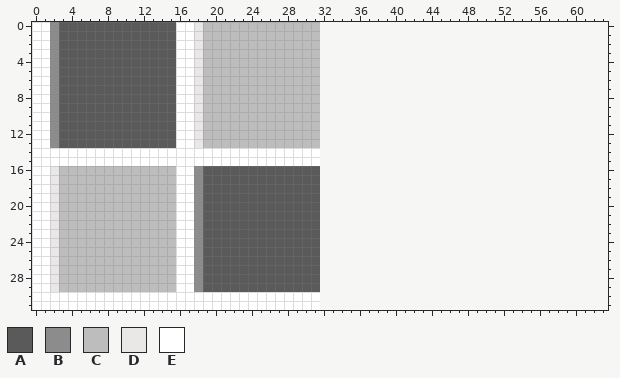
Two states of a pixel-art file, sprites/tiles.aseprite. The picture above is the old version.
32x32 pixels, 1 frame. The old version is drawn lined up with the new one, on the new canvas.
Palette (. is transparent): A #5a5a5a  B #8c8c8c  C #bdbdbd  D #eae7e7  E #ffffff
Pixels before, first column x 0:
 0 EEBAAAAAAAAAAAAAEEDCCCCCCCCCCCCC
 1 EEBAAAAAAAAAAAAAEEDCCCCCCCCCCCCC
 2 EEBAAAAAAAAAAAAAEEDCCCCCCCCCCCCC
 3 EEBAAAAAAAAAAAAAEEDCCCCCCCCCCCCC
 4 EEBAAAAAAAAAAAAAEEDCCCCCCCCCCCCC
 5 EEBAAAAAAAAAAAAAEEDCCCCCCCCCCCCC
 6 EEBAAAAAAAAAAAAAEEDCCCCCCCCCCCCC
 7 EEBAAAAAAAAAAAAAEEDCCCCCCCCCCCCC
 8 EEBAAAAAAAAAAAAAEEDCCCCCCCCCCCCC
 9 EEBAAAAAAAAAAAAAEEDCCCCCCCCCCCCC
10 EEBAAAAAAAAAAAAAEEDCCCCCCCCCCCCC
11 EEBAAAAAAAAAAAAAEEDCCCCCCCCCCCCC
12 EEBAAAAAAAAAAAAAEEDCCCCCCCCCCCCC
13 EEBAAAAAAAAAAAAAEEDCCCCCCCCCCCCC
14 EEEEEEEEEEEEEEEEEEEEEEEEEEEEEEEE
15 EEEEEEEEEEEEEEEEEEEEEEEEEEEEEEEE
16 EEDCCCCCCCCCCCCCEEBAAAAAAAAAAAAA
17 EEDCCCCCCCCCCCCCEEBAAAAAAAAAAAAA
18 EEDCCCCCCCCCCCCCEEBAAAAAAAAAAAAA
19 EEDCCCCCCCCCCCCCEEBAAAAAAAAAAAAA
20 EEDCCCCCCCCCCCCCEEBAAAAAAAAAAAAA
21 EEDCCCCCCCCCCCCCEEBAAAAAAAAAAAAA
22 EEDCCCCCCCCCCCCCEEBAAAAAAAAAAAAA
23 EEDCCCCCCCCCCCCCEEBAAAAAAAAAAAAA
24 EEDCCCCCCCCCCCCCEEBAAAAAAAAAAAAA
25 EEDCCCCCCCCCCCCCEEBAAAAAAAAAAAAA
26 EEDCCCCCCCCCCCCCEEBAAAAAAAAAAAAA
27 EEDCCCCCCCCCCCCCEEBAAAAAAAAAAAAA
28 EEDCCCCCCCCCCCCCEEBAAAAAAAAAAAAA
29 EEDCCCCCCCCCCCCCEEBAAAAAAAAAAAAA
30 EEEEEEEEEEEEEEEEEEEEEEEEEEEEEEEE
31 EEEEEEEEEEEEEEEEEEEEEEEEEEEEEEEE
And afterwards:
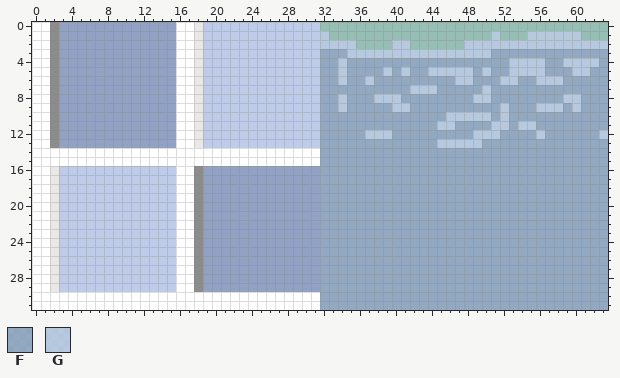
Colours new in this view: F #91a2c5c1  G #becceac9
From old to new:
{"change": "canvas 32x32 -> 64x32"}
{"colour":"A","old":"#5a5a5a","new":"#91a2c5"}
{"colour":"C","old":"#bdbdbd","new":"#beccea"}
{"y":1,"x":32,"old":".","new":"G"}
{"y":1,"x":51,"old":".","new":"G"}
{"y":1,"x":55,"old":"......","new":"GGGGGG"}
{"y":2,"x":32,"old":"....","new":"GGGG"}
{"y":2,"x":40,"old":"..","new":"GG"}
{"y":2,"x":48,"old":"................","new":"GGGGGGGGGGGGGGGG"}
{"y":3,"x":32,"old":"................................","new":"FFFGGGGGGGGGGGGGGGGFFFFFFFFFFFFF"}
{"y":4,"x":32,"old":"................................","new":"FFGFFFFFFFFFFFFFFFFFFGGGGFFGGGGF"}
{"y":5,"x":32,"old":"................................","new":"FFGFFFFGFGFFGGGGGFGFFGGGGFFFGGFF"}
{"y":6,"x":32,"old":"................................","new":"FFGFFGFFFFFFFFFGGFFFGGFFGGGFFFFF"}
{"y":7,"x":32,"old":"................................","new":"FFFFFFFFFFGGGFFFFFGFFFFFFFFFFFFF"}
{"y":8,"x":32,"old":"................................","new":"FFGFFFGGGFFFFFFFFGGFFFFFFFFGGFFF"}
{"y":9,"x":32,"old":"................................","new":"FFGFFFFFGGFFFFFFFFFFGFFFGGGFGFFF"}
{"y":10,"x":32,"old":"................................","new":"FFFFFFFFFFFFFFGGGGGFGFFFFFFFFFFF"}
{"y":11,"x":32,"old":"................................","new":"FFFFFFFFFFFFFGGFFFFGGFGGFFFFFFFF"}
{"y":12,"x":32,"old":"................................","new":"FFFFFGGGFFFFFFFFFGGGFFFFGFFFFFFG"}
{"y":13,"x":32,"old":"................................","new":"FFFFFFFFFFFFFGGGGGFFFFFFFFFFFFFF"}
{"y":14,"x":32,"old":"................................","new":"FFFFFFFFFFFFFFFFFFFFFFFFFFFFFFFF"}
{"y":15,"x":32,"old":"................................","new":"FFFFFFFFFFFFFFFFFFFFFFFFFFFFFFFF"}
{"y":16,"x":32,"old":"................................","new":"FFFFFFFFFFFFFFFFFFFFFFFFFFFFFFFF"}
{"y":17,"x":32,"old":"................................","new":"FFFFFFFFFFFFFFFFFFFFFFFFFFFFFFFF"}
{"y":18,"x":32,"old":"................................","new":"FFFFFFFFFFFFFFFFFFFFFFFFFFFFFFFF"}
{"y":19,"x":32,"old":"................................","new":"FFFFFFFFFFFFFFFFFFFFFFFFFFFFFFFF"}
{"y":20,"x":32,"old":"................................","new":"FFFFFFFFFFFFFFFFFFFFFFFFFFFFFFFF"}
{"y":21,"x":32,"old":"................................","new":"FFFFFFFFFFFFFFFFFFFFFFFFFFFFFFFF"}
{"y":22,"x":32,"old":"................................","new":"FFFFFFFFFFFFFFFFFFFFFFFFFFFFFFFF"}
{"y":23,"x":32,"old":"................................","new":"FFFFFFFFFFFFFFFFFFFFFFFFFFFFFFFF"}
{"y":24,"x":32,"old":"................................","new":"FFFFFFFFFFFFFFFFFFFFFFFFFFFFFFFF"}
{"y":25,"x":32,"old":"................................","new":"FFFFFFFFFFFFFFFFFFFFFFFFFFFFFFFF"}
{"y":26,"x":32,"old":"................................","new":"FFFFFFFFFFFFFFFFFFFFFFFFFFFFFFFF"}
{"y":27,"x":32,"old":"................................","new":"FFFFFFFFFFFFFFFFFFFFFFFFFFFFFFFF"}
{"y":28,"x":32,"old":"................................","new":"FFFFFFFFFFFFFFFFFFFFFFFFFFFFFFFF"}
{"y":29,"x":32,"old":"................................","new":"FFFFFFFFFFFFFFFFFFFFFFFFFFFFFFFF"}
{"y":30,"x":32,"old":"................................","new":"FFFFFFFFFFFFFFFFFFFFFFFFFFFFFFFF"}
{"y":31,"x":32,"old":"................................","new":"FFFFFFFFFFFFFFFFFFFFFFFFFFFFFFFF"}
{"label":"changed","picture_box":[59,22,608,310]}
